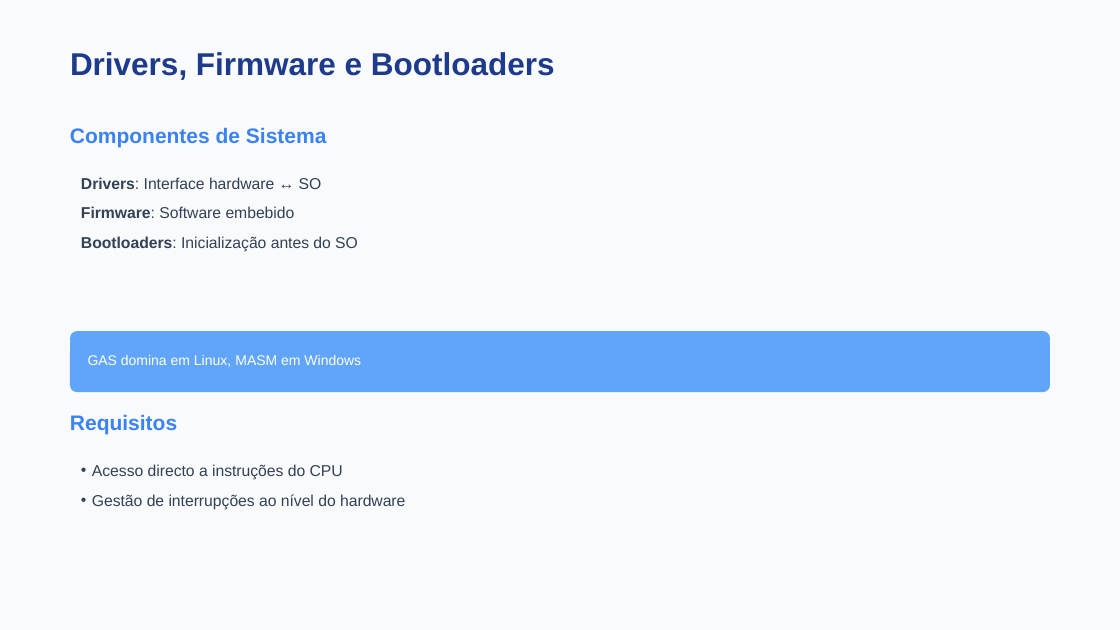
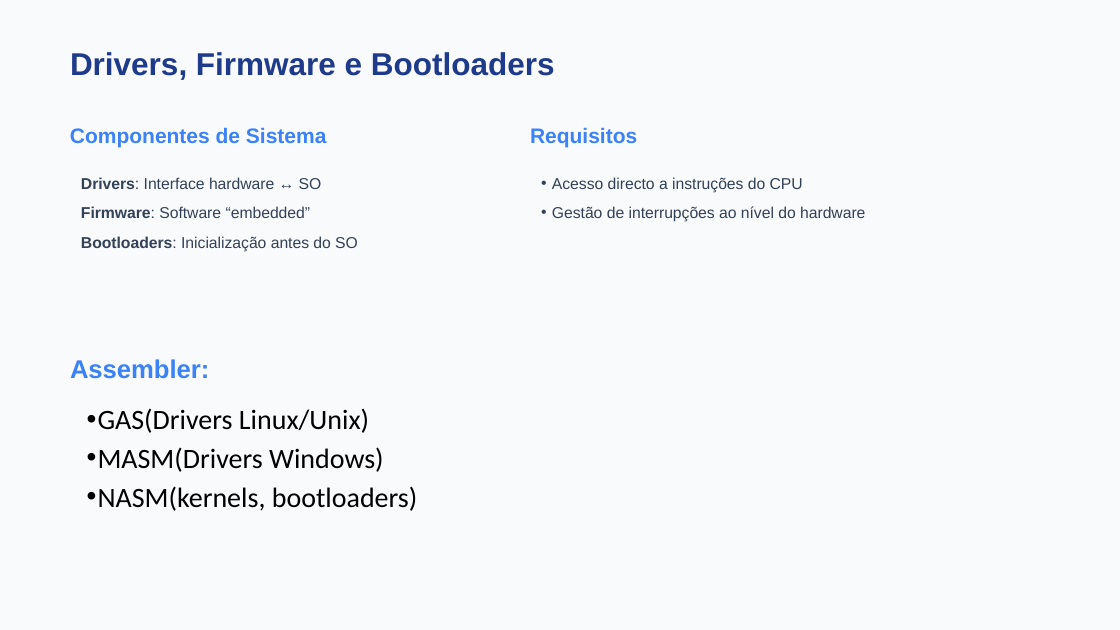
Before and after one commit to FabioRodrigues0/Faculdade, a slide deck: slide 8 of acomp/trabalhos_praticos/Apresentação ADC - Assembly.pptx (slide 9 before the commit). Drawn at 1120x630 pixels with LibreOffice and Linux fonts; fonts in the diff are those of the drawing. Boxes give left, top, right and bottom in pixels: in the first picture for what was removed or moved away, otherwise in the second. Text is boxed around its words. In the diff, an @@ line names an element or a change of style, - is before the commit and + after.

```diff
--- a/acomp/trabalhos_praticos/Apresentação ADC - Assembly.pptx
+++ b/acomp/trabalhos_praticos/Apresentação ADC - Assembly.pptx
@@ text "Requisitos": place and size @@
-text "Requisitos" at (70,414,177,435)
+text "Requisitos" at (530,127,637,147)
@@ text "Acesso directo a instruções do ...": place and size @@
-text "Acesso directo a instruções do ..." at (92,464,405,510)
+text "Acesso directo a instruções do ..." at (552,177,865,222)
@@ text at (81,206,311,218): text changed @@
-Firmware: Software embebido
+Firmware: Software “embedded”
@@ rounded rectangle removed at (70,331,1050,392) @@
@@ text added at (70,359,209,379), 22 pt, text #3B82F6, bold @@
+Assembler:
@@ text removed at (88,355,361,367) @@
-GAS domina em Linux, MASM em Windows
@@ text added at (98,408,417,511), 24 pt, text #000000 @@
+• GAS(Drivers Linux/Unix)
+• MASM(Drivers Windows)
+• NASM(kernels, bootloaders)
```
Also in this commit, not shown: 3 other slides changed, 2 slides removed.
